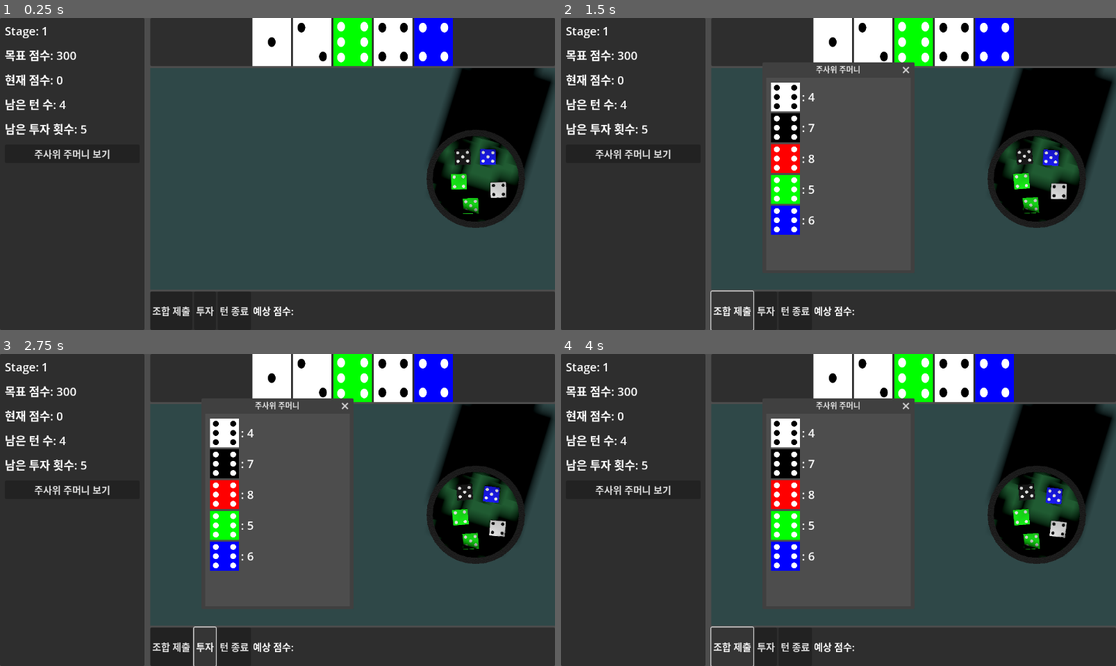
Above: before the commit, frames 1-4 (two rows, left to right).
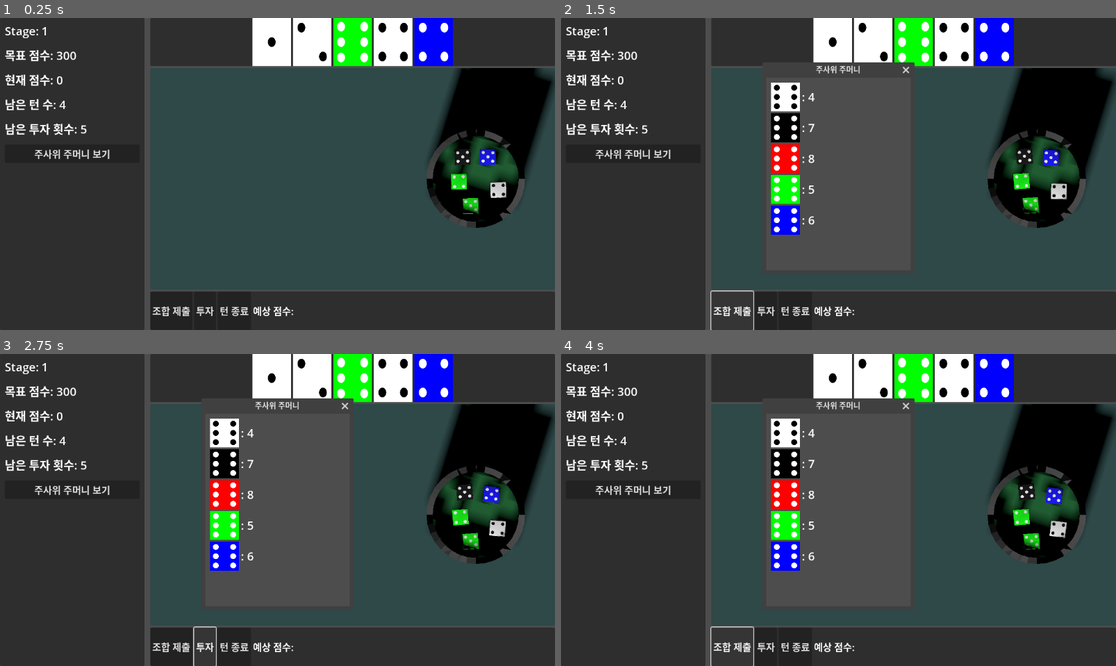
Above: after the commit, the same moments.

Repository: SangHyung-Jung/ColorDiceRollGame
Game: Godot game, scene res://main_screen.tscn
Same seed, same stepped clock (60 frames per second), same inputs: the game is played once before the commit and once after it.
Inputs:
- Up to frame 1 (0.25 s): no input
- Up to frame 2 (1.5 s): click "주사위 주머니 보기" at 0.5 s; click "조합 제출" at 1.25 s
- Up to frame 3 (2.75 s): click "투자" at 2 s
- Up to frame 4 (4 s): click "주사위 주머니 보기" at 2.75 s; click "조합 제출" at 3.5 s

The runs differ from the first frame. In frame 1, 0.7% of the frame differs, in the area x 76-95%, y 35-68%; in frame 2, 0.7%; in frame 3, 0.7%; in frame 4, 0.7%.

Commit message:
cup pixel

Diff:
--- a/cup.tscn
+++ b/cup.tscn
@@ -1,6 +1,16 @@
-[gd_scene load_steps=11 format=3 uid="uid://b5w7g2jko36l2"]
+[gd_scene load_steps=13 format=3 uid="uid://b5w7g2jko36l2"]
 
 [ext_resource type="Script" uid="uid://co1yc17ks56wm" path="res://scripts/components/cup.gd" id="1_f5eb6"]
+
+[sub_resource type="FastNoiseLite" id="FastNoiseLite_ponjl"]
+noise_type = 2
+frequency = 0.001
+
+[sub_resource type="NoiseTexture2D" id="NoiseTexture2D_ponjl"]
+generate_mipmaps = false
+seamless = true
+normalize = false
+noise = SubResource("FastNoiseLite_ponjl")
 
 [sub_resource type="FastNoiseLite" id="FastNoiseLite_leather"]
 frequency = 0.2
@@ -13,14 +23,14 @@
 noise = SubResource("FastNoiseLite_leather")
 
 [sub_resource type="StandardMaterial3D" id="StandardMaterial3D_ponjl"]
-albedo_color = Color(0.05, 0.05, 0.05, 1)
+albedo_texture = SubResource("NoiseTexture2D_ponjl")
 metallic = 0.2
 roughness = 0.8
 normal_enabled = true
 normal_scale = 1.5
 normal_texture = SubResource("NoiseTexture2D_leather")
-uv1_scale = Vector3(0.2, 0.2, 0.2)
-uv1_triplanar = true
+uv1_scale = Vector3(0.01, 0.01, 0.01)
+texture_filter = 0
 
 [sub_resource type="FastNoiseLite" id="FastNoiseLite_fabric"]
 noise_type = 2
